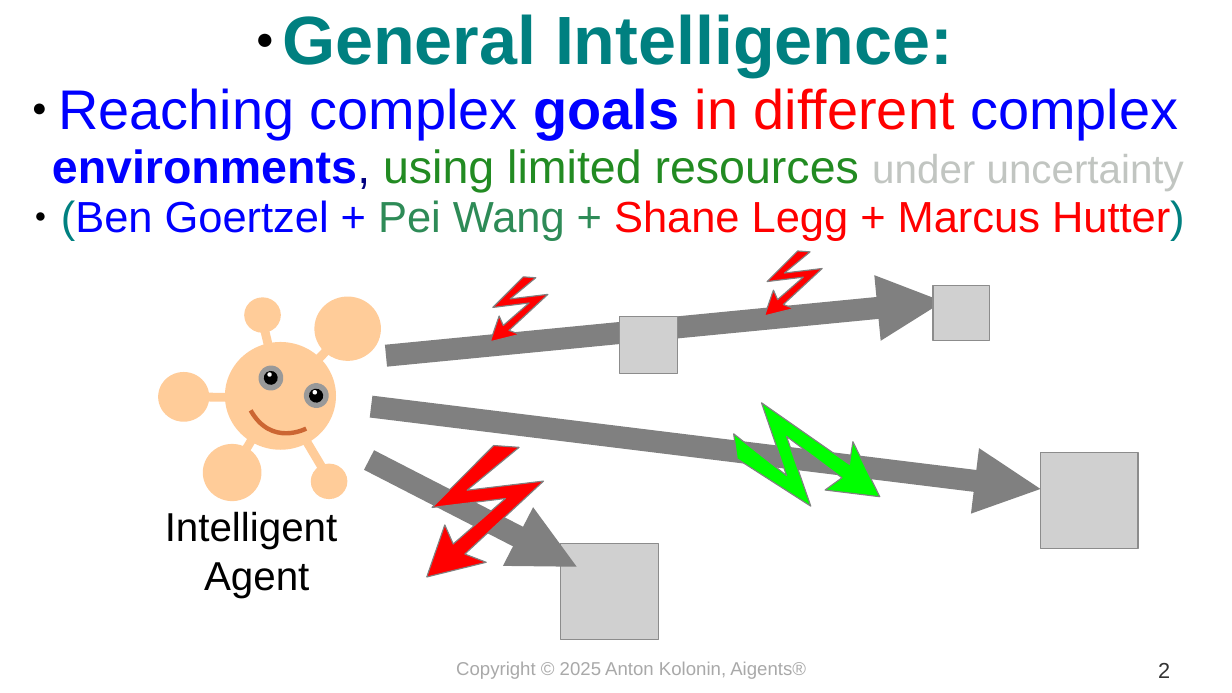
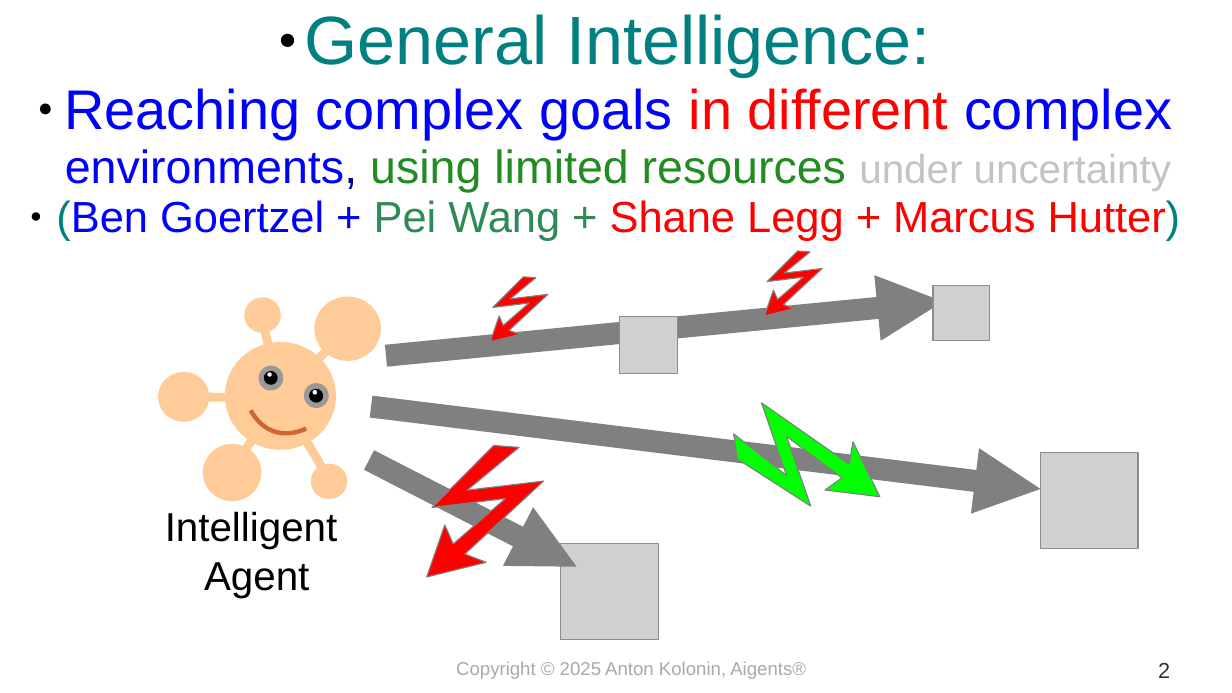
Before and after one commit to aigents/iai, a slide deck: slide 2 of docs/2025/psyche_model_kolonin_en.odp. Drawn at 1232x693 pixels with LibreOffice and Linux fonts; fonts in the diff are those of the drawing; grey boxes stand for pictures. Boxes give left, top, right and bottom in pixels: in the first picture for what was removed or moved away, otherwise in the second. Text is boxed around its words. In the diff, an @@ line names an element or a change of style, - is before the commit and + after.

```diff
--- a/docs/2025/psyche_model_kolonin_en.odp
+++ b/docs/2025/psyche_model_kolonin_en.odp
@@ text at (64, 14, 1172, 192): bold off in "General Intelligence:", "goals environments," @@
```
Also in this commit, not shown: 7 other slides changed, 1 slide added, 1 other file.
